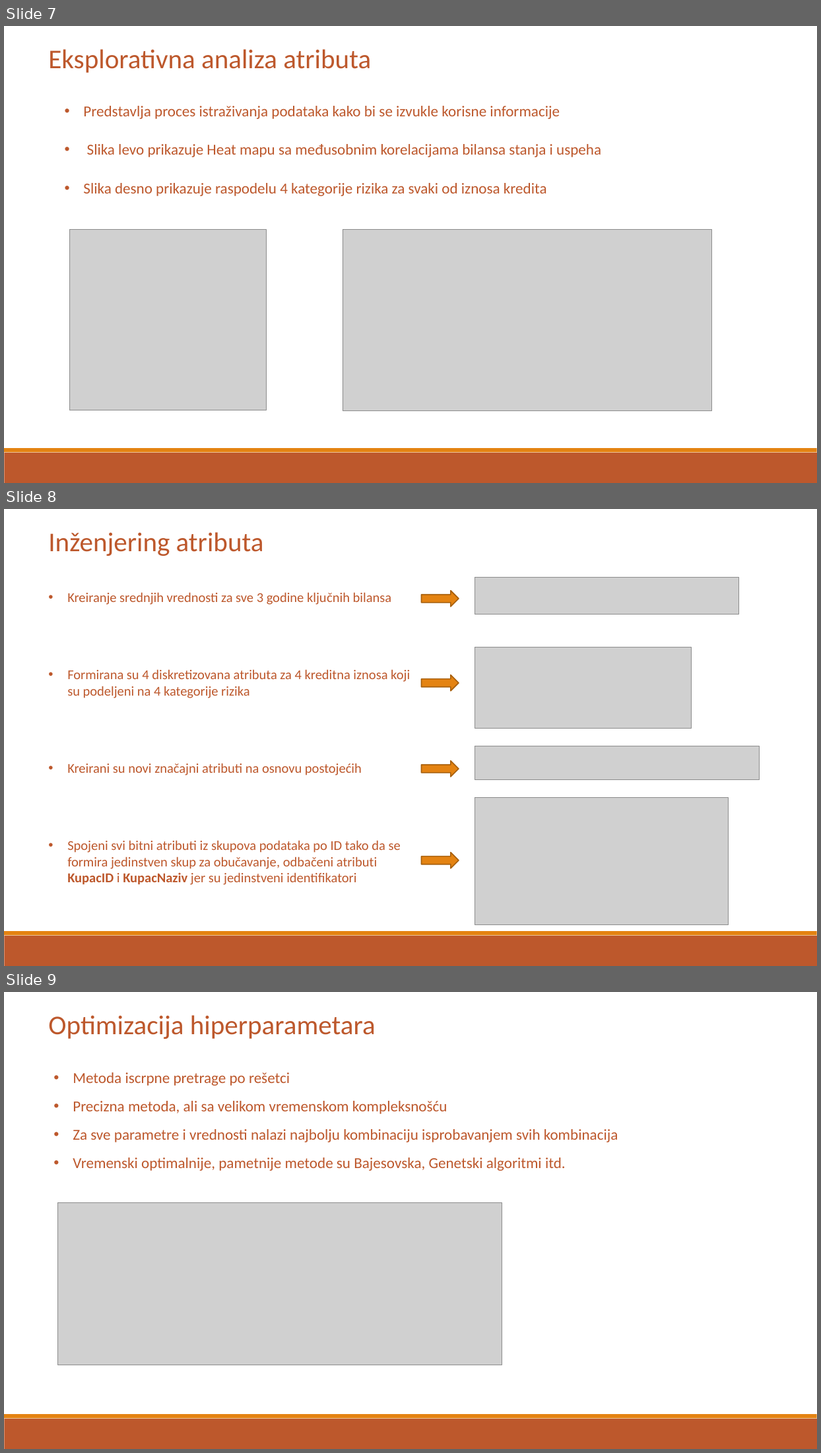
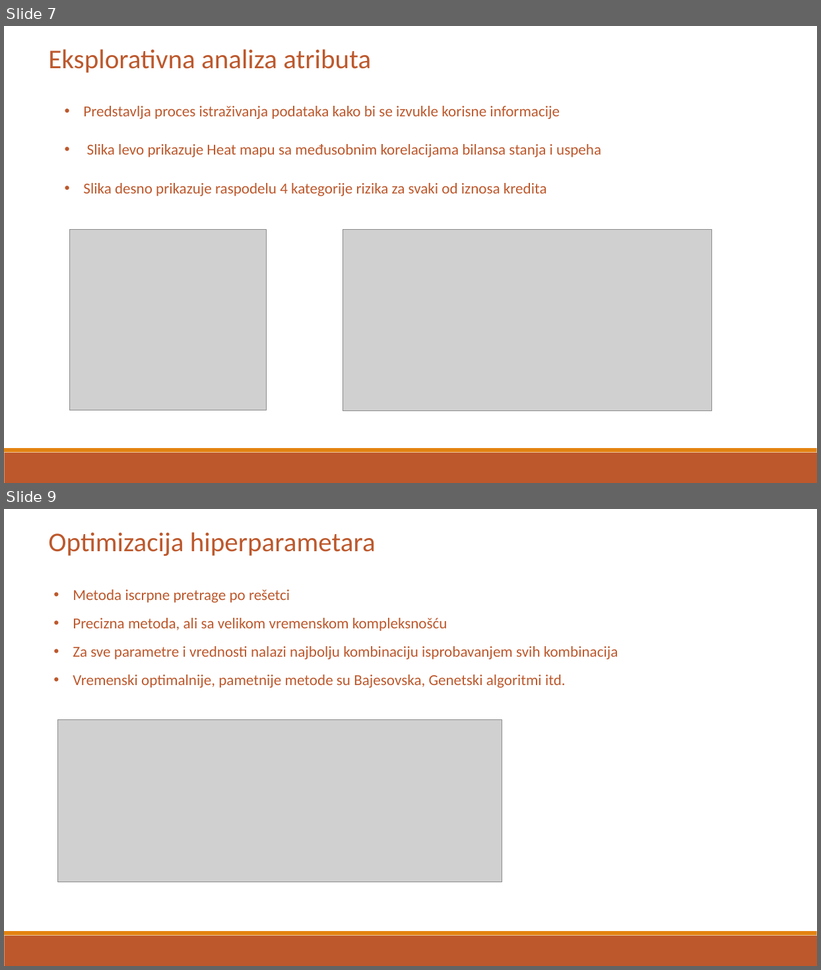
Before and after one commit to Toma1997/Credit-Risk-Prediction-in-Distribution-Network, a slide deck: docs/Prezentacija diplomskog rada.pptx. Shown one above the other, each under a label of ours: slides 7, 8 and 9 before the commit, slides 7 and 9 after it; the slides between them are not shown. The pictures are 821x1453 and 821x970 pixels, drawn with LibreOffice and Linux fonts; fonts in the diff are those of the drawing; grey boxes stand for pictures. Boxes give left, top, right and bottom in pixels: in the first picture for what was removed or moved away, otherwise in the second. Text is boxed around its words. In the diff, an @@ line names an element or a change of style, - is before the commit and + after.

```diff
--- a/docs/Prezentacija diplomskog rada.pptx
+++ b/docs/Prezentacija diplomskog rada.pptx
@@ slide 8 removed at [4, 509, 817, 966], background #FFFFFF; not listed: 2 template elements that a slide beside it also shows @@
@@ text removed at [48, 532, 264, 556] @@
-Inženjering atributa
@@ picture removed at [475, 578, 739, 615] @@
@@ text removed at [67, 592, 410, 885] @@
-• Kreiranje srednjih vrednosti za sve 3 godine ključnih bilansa
-• Formirana su 4 diskretizovana atributa za 4 kreditna iznosa koji su podeljeni na 4 kategorije rizika
-• Kreirani su novi značajni atributi na osnovu postojećih
-• Spojeni svi bitni atributi iz skupova podataka po ID tako da se formira jedinstven skup za obučavanje, odbačeni atributi KupacID i KupacNaziv jer su jedinstveni identifikatori
@@ right arrow removed at [422, 591, 459, 607] @@
@@ picture removed at [475, 648, 692, 729] @@
@@ right arrow removed at [422, 675, 459, 691] @@
@@ right arrow removed at [422, 761, 459, 777] @@
@@ picture removed at [475, 747, 760, 780] @@
@@ picture removed at [475, 798, 729, 925] @@
@@ right arrow removed at [422, 852, 459, 868] @@
```
Also in this commit, not shown: 1 slide changed, 1 slide added.
